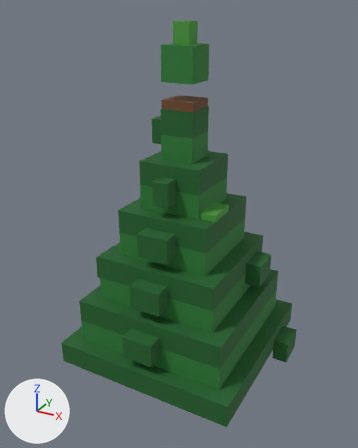
What one commit did to the glTF model roblox-island/exports/glb/PineTree.glb.
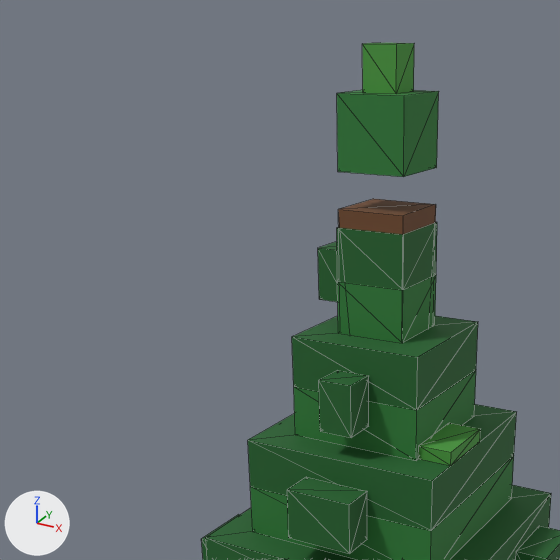
Each version appears first whole from a 50 mm lens placed at (13.9, -25.9, 25.9), pointed at (-0.6, 0.3, 12.8), and next in a close-up on the part from 0% to 75% of the width and 0% to 60% of the height. The lights are fixed; the arrows at lower left show +X, +Y and +Z. The older version's two pictures come first. The close-ups show mesh edges as thin lines. Vertices at exactly the same position are counted once.

In view in the first close-up: 'PineTree'.
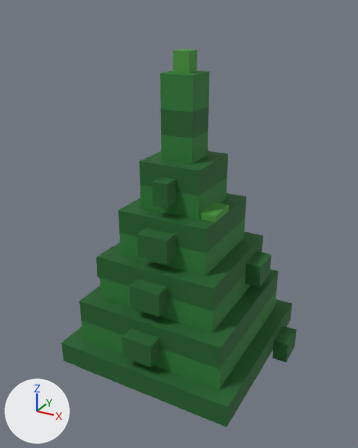
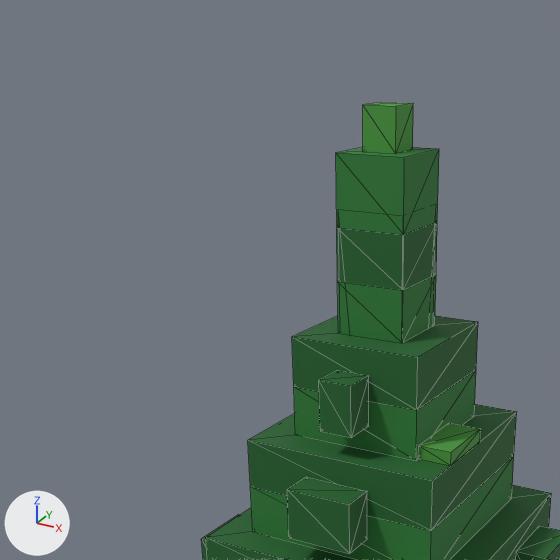
Scene script edits in JSON lines:
```json
{"block": "me_pinetree", "where": "# used by ob_pinetree; location = (0.0, 0.0, 0.0)"}
{"op": "remove", "block": "me_pinetree", "code": "me_pinetree.from_pydata(...)  # 246 vertices, 386 faces; spans x -7.0..7.0, y -6.0..7.0, z 0.0..25.2"}
{"op": "add", "block": "me_pinetree", "code": "me_pinetree.from_pydata(...)  # 232 vertices, 372 faces; spans x -7.0..7.0, y -6.0..7.0, z 0.0..23.7"}
{"block": "me_pinetree", "change": "me_pinetree part 1: the loose piece of 8 vertices spanning x -0.5..0.5, y -0.5..0.5, z 24.0..25.2 is deleted"}
{"block": "me_pinetree", "change": "me_pinetree part 2"}
{"block": "me_pinetree", "change": "12 vertices are removed from x -2.0..1.0, y -1.0..1.0, z 18.2..24.0"}
{"block": "me_pinetree", "change": "24 faces are deleted"}
{"block": "me_pinetree", "change": "4 vertices in x -2.0..-1.0, y -0.5..0.5, z 19.8 move by (1.5, 0.0, 2.7)"}
{"block": "me_pinetree", "change": "2 vertices move from x -2.0..-1.0, y -0.5, z 18.2 to x -0.5..0.5, y 0.5, z 23.7"}
{"block": "me_pinetree", "change": "6 vertices are added at (-1.0, 1.0, 22.5), (1.0, 1.0, 22.5), (-1.0, -1.0, 22.5), (1.0, -1.0, 22.5), (-0.5, -0.5, 23.7), (0.5, -0.5, 23.7)"}
{"block": "me_pinetree", "change": "22 new faces join them"}
{"block": "me_pinetree", "change": "me_pinetree part 3: 4 kept faces spanning x -0.5..0.5, y -0.5..0.5, z 22.5..23.7 get new texture (UV) coordinates"}
```

Where the change shows, as pixel boxes [x1, y1, x2, y2] in the close-ups (560 x 560 px; the box of a moved part takes in the faces that stretch with it):
```json
{"object": "PineTree", "change": "reshaped", "before": [201, 43, 560, 560], "after": [201, 102, 560, 560]}
{"part": 1, "of": "me_pinetree", "change": "deleted", "before": [362, 43, 414, 94], "on screen": "green"}
{"part": 2, "of": "me_pinetree", "change": "moved or reshaped", "before": [318, 90, 439, 302], "after": [336, 102, 439, 235]}
{"part": 3, "of": "me_pinetree", "change": "surface changed", "before": [319, 242, 337, 250], "after": [396, 106, 413, 154]}
```
